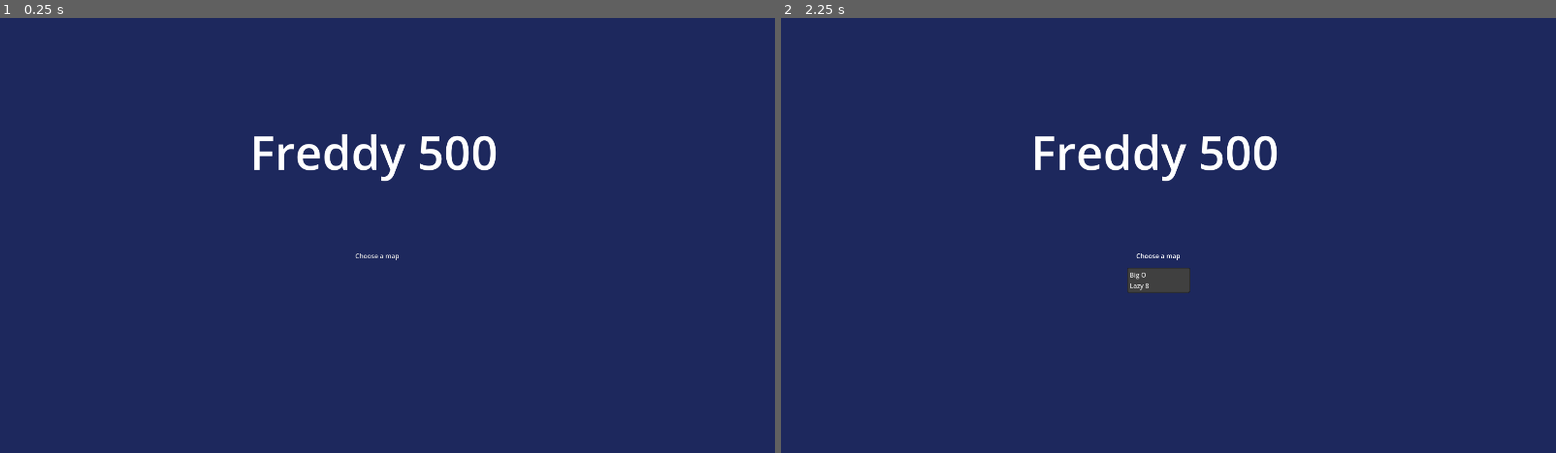
Above: before the commit, frames 1-2 (left to right).
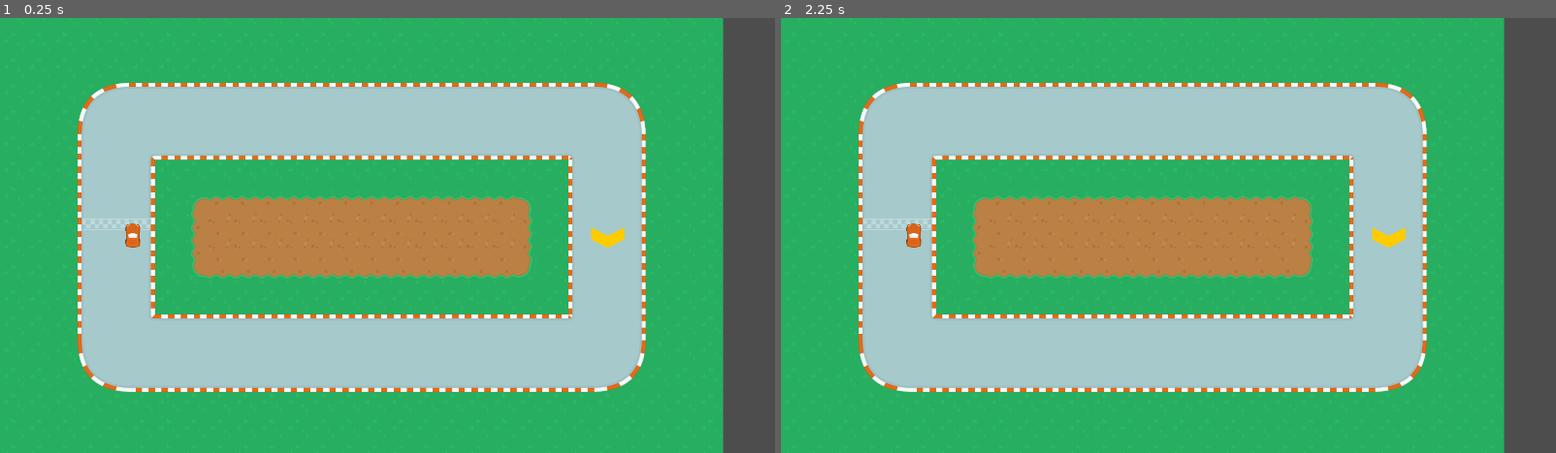
Above: after the commit, the same moments.

Repository: fredchien3/20-game-challenge
Game: Godot game, scene res://scenes/main/main.tscn
The game is run twice, just before and just after one commit, with the same random seed, the same clock (stepped at 60 frames per second) and the same inputs.
Inputs (mouse positions are in pixels of both pictures, inside the frame that each line leads up to):
- Up to frame 1 (0.25 s): no input
- Up to frame 2 (2.25 s): click (1160, 257) at 0.5 s, where only the run before the commit has a clickable "Choose a map"; click (1160, 257) at 1.25 s, where only the run before the commit has a clickable "Choose a map"; click (1160, 257) at 2 s, where only the run before the commit has a clickable "Choose a map"

The runs differ from the first frame. In frame 1, 100% of the frame differs, in the area x 0-100%, y 0-100%; in frame 2, 100%.

Commit message:
Add lap counter

Diff:
--- a/4--indy-500/scenes/main/main.gd
+++ b/4--indy-500/scenes/main/main.gd
@@ -1,12 +1,15 @@
 extends Node2D
 
 const TRACK_PATHS = ["res://scenes/tracks/big_o.tscn", "res://scenes/tracks/lazy_eight.tscn"]
+
+var laps_complete = 0
+var laps_needed = 3
 
 func _ready() -> void:
 	$MainMenu/TrackSelector.get_popup().id_pressed.connect(_on_track_selected)
 
 	# debug
-	#_on_track_selected(0)
+	_on_track_selected(0)
 
 func _process(_delta: float) -> void:
 	pass
@@ -14,17 +17,25 @@
 func _on_track_selected(id):
 	# Load track
 	var track = load(TRACK_PATHS[id]).instantiate()
+	track.finish_line_crossed.connect(_on_finish_line_crossed)
 	add_child(track)
 
 	# Load car, attach camera
 	var car = load("res://scenes/car/car.tscn").instantiate()
 	car.player_num = 1
-	#$GameCamera.reparent(car)
-
-	print(track.get_spawn_position)
+	$GameCamera.reparent(car)
 
 	car.position = track.get_spawn_position()
 	car.rotation_degrees = -90
 	add_child(car)
 
 	$MainMenu.visible = false
+
+	$HUD/LapCounter.text = str(laps_complete) + "/" + str(laps_needed) + " laps"
+	$HUD/LapCounter.visible = true
+
+func _on_finish_line_crossed(_body):
+	laps_complete += 1
+	$HUD/LapCounter.text = str(laps_complete) + "/" + str(laps_needed) + " laps"
+	if laps_complete == 3:
+		print("you win")
--- a/4--indy-500/scenes/main/main.tscn
+++ b/4--indy-500/scenes/main/main.tscn
@@ -1,9 +1,12 @@
-[gd_scene load_steps=3 format=3 uid="uid://cnn0cuvhidfar"]
+[gd_scene load_steps=4 format=3 uid="uid://cnn0cuvhidfar"]
 
 [ext_resource type="Script" uid="uid://brc4wj7ic4x5w" path="res://scenes/main/main.gd" id="1_hyk8p"]
 
 [sub_resource type="LabelSettings" id="LabelSettings_vom5j"]
 font_size = 116
+
+[sub_resource type="LabelSettings" id="LabelSettings_hyk8p"]
+font_size = 76
 
 [node name="Main" type="Node2D"]
 script = ExtResource("1_hyk8p")
@@ -35,6 +38,16 @@
 popup/item_1/text = "Lazy 8"
 popup/item_1/id = 1
 
+[node name="HUD" type="CanvasLayer" parent="."]
+visible = false
+
+[node name="LapCounter" type="Label" parent="HUD"]
+offset_left = 73.0
+offset_top = 47.0
+offset_right = 303.0
+offset_bottom = 189.0
+label_settings = SubResource("LabelSettings_hyk8p")
+
 [node name="GameCamera" type="Camera2D" parent="."]
 zoom = Vector2(0.5, 0.5)
 limit_left = 0
--- a/4--indy-500/scenes/tracks/big_o.gd
+++ b/4--indy-500/scenes/tracks/big_o.gd
@@ -1,5 +1,8 @@
 extends Node2D
 
+signal finish_line_crossed(body: Node2D)
+
+var finish_line_enabled = false
 
 # Called when the node enters the scene tree for the first time.
 func _ready() -> void:
@@ -7,10 +10,25 @@
 
 
 # Called every frame. 'delta' is the elapsed time since the previous frame.
-func _process(delta: float) -> void:
+func _process(_delta: float) -> void:
 	pass
 
 
 func get_spawn_position():
 	$SpawnPath/PathFollow2D.progress_ratio = randf_range(0, 1)
 	return $SpawnPath/PathFollow2D.global_position
+
+
+func _on_finish_line_body_entered(body: Node2D) -> void:
+	if finish_line_enabled:
+		finish_line_enabled = false
+		finish_line_crossed.emit(body)
+		$HalfwayLine/ArrowYellow.visible = true
+		$FinishLine/ArrowYellow.visible = false
+
+
+func _on_halfway_line_body_entered(_body: Node2D) -> void:
+	if !finish_line_enabled:
+		finish_line_enabled = true
+		$HalfwayLine/ArrowYellow.visible = false
+		$FinishLine/ArrowYellow.visible = true
--- a/4--indy-500/scenes/tracks/big_o.tscn
+++ b/4--indy-500/scenes/tracks/big_o.tscn
@@ -1,13 +1,17 @@
-[gd_scene load_steps=4 format=4 uid="uid://wolv0jbvkokr"]
+[gd_scene load_steps=6 format=4 uid="uid://wolv0jbvkokr"]
 
-[ext_resource type="TileSet" uid="uid://dqvid33ganbnt" path="res://scenes/main/main_tileset.tres" id="1_qhpfk"]
+[ext_resource type="TileSet" uid="uid://dqvid33ganbnt" path="res://scenes/tracks/main_tileset.tres" id="1_qhpfk"]
 [ext_resource type="Script" uid="uid://jd7nk7n8mcu4" path="res://scenes/tracks/big_o.gd" id="1_u7fg4"]
+[ext_resource type="Texture2D" uid="uid://b8rq34ioehmoi" path="res://scenes/tracks/arrow_yellow.png" id="3_scaqv"]
 
 [sub_resource type="Curve2D" id="Curve2D_qhpfk"]
 _data = {
 "points": PackedVector2Array(0, 0, 0, 0, 450, 1117, 0, 0, 0, 0, 703, 1116)
 }
 point_count = 2
+
+[sub_resource type="RectangleShape2D" id="RectangleShape2D_u7fg4"]
+size = Vector2(342, 53)
 
 [node name="Big O" type="Node2D"]
 z_index = -1
@@ -16,14 +20,40 @@
 [node name="Grass" type="TileMapLayer" parent="."]
 tile_map_data = PackedByteArray("AAAAAAAAAAAMAAIAAAABAAAAAAAMAAIAAAACAAAAAAAMAAIAAAADAAAAAAAMAAIAAAAEAAAAAAAMAAIAAAAFAA …(7984 unchanged characters)…
 tile_set = ExtResource("1_qhpfk")
+metadata/_edit_lock_ = true
 
 [node name="Track" type="TileMapLayer" parent="."]
 tile_map_data = PackedByteArray("AAAOAAMAAAAEAAkAAGAPAA4AAAAEAAkAAFARAA4AAAAEAAkAAFAYAAoAAAAEAAkAAAADAAkAAAAEAAkAADADAA …(3504 unchanged characters)…
 tile_set = ExtResource("1_qhpfk")
+metadata/_edit_lock_ = true
 
 [node name="SpawnPath" type="Path2D" parent="."]
+position = Vector2(-3, 27)
 curve = SubResource("Curve2D_qhpfk")
 
 [node name="PathFollow2D" type="PathFollow2D" parent="SpawnPath"]
 position = Vector2(450, 1117)
 rotation = -0.00395255
+
+[node name="FinishLine" type="Area2D" parent="."]
+position = Vector2(575, 1087)
+
+[node name="ArrowYellow" type="Sprite2D" parent="FinishLine"]
+visible = false
+texture = ExtResource("3_scaqv")
+
+[node name="CollisionShape2D" type="CollisionShape2D" parent="FinishLine"]
+shape = SubResource("RectangleShape2D_u7fg4")
+
+[node name="HalfwayLine" type="Area2D" parent="."]
+position = Vector2(3011, 1155)
+
+[node name="ArrowYellow" type="Sprite2D" parent="HalfwayLine"]
+rotation = 3.14159
+texture = ExtResource("3_scaqv")
+
+[node name="CollisionShape2D" type="CollisionShape2D" parent="HalfwayLine"]
+shape = SubResource("RectangleShape2D_u7fg4")
+
+[connection signal="body_entered" from="FinishLine" to="." method="_on_finish_line_body_entered"]
+[connection signal="body_entered" from="HalfwayLine" to="." method="_on_halfway_line_body_entered"]
--- a/4--indy-500/scenes/tracks/lazy_eight.tscn
+++ b/4--indy-500/scenes/tracks/lazy_eight.tscn
@@ -1,7 +1,7 @@
 [gd_scene load_steps=4 format=4 uid="uid://8sr8h3fgosf2"]
 
 [ext_resource type="Script" uid="uid://jd7nk7n8mcu4" path="res://scenes/tracks/big_o.gd" id="1_w7xro"]
-[ext_resource type="TileSet" uid="uid://dqvid33ganbnt" path="res://scenes/main/main_tileset.tres" id="2_4y7hx"]
+[ext_resource type="TileSet" uid="uid://dqvid33ganbnt" path="res://scenes/tracks/main_tileset.tres" id="2_4y7hx"]
 
 [sub_resource type="Curve2D" id="Curve2D_qhpfk"]
 _data = {
--- a/4--indy-500/scenes/main/main_tileset.tres
+++ b/4--indy-500/scenes/tracks/main_tileset.tres
@@ -1,9 +1,9 @@
 [gd_resource type="TileSet" load_steps=3 format=3 uid="uid://dqvid33ganbnt"]
 
-[ext_resource type="Texture2D" uid="uid://c7cxax87gaado" path="res://scenes/main/spritesheet_tiles.png" id="1_juafq"]
+[ext_resource type="Texture2D" uid="uid://c7cxax87gaado" path="res://scenes/tracks/spritesheet_tiles.png" id="1_l4bgi"]
 
 [sub_resource type="TileSetAtlasSource" id="TileSetAtlasSource_iuonh"]
-texture = ExtResource("1_juafq")
+texture = ExtResource("1_l4bgi")
 texture_region_size = Vector2i(128, 128)
 0:0/0 = 0
 1:0/0 = 0
Binary file added: 4--indy-500/scenes/tracks/arrow_yellow.png
Not shown, added: 4--indy-500/scenes/tracks/arrow_yellow.png.import
Renamed: 4--indy-500/scenes/main/spritesheet_tiles.png -> 4--indy-500/scenes/tracks/spritesheet_tiles.png
Not shown, added: 4--indy-500/scenes/tracks/spritesheet_tiles.png.import
